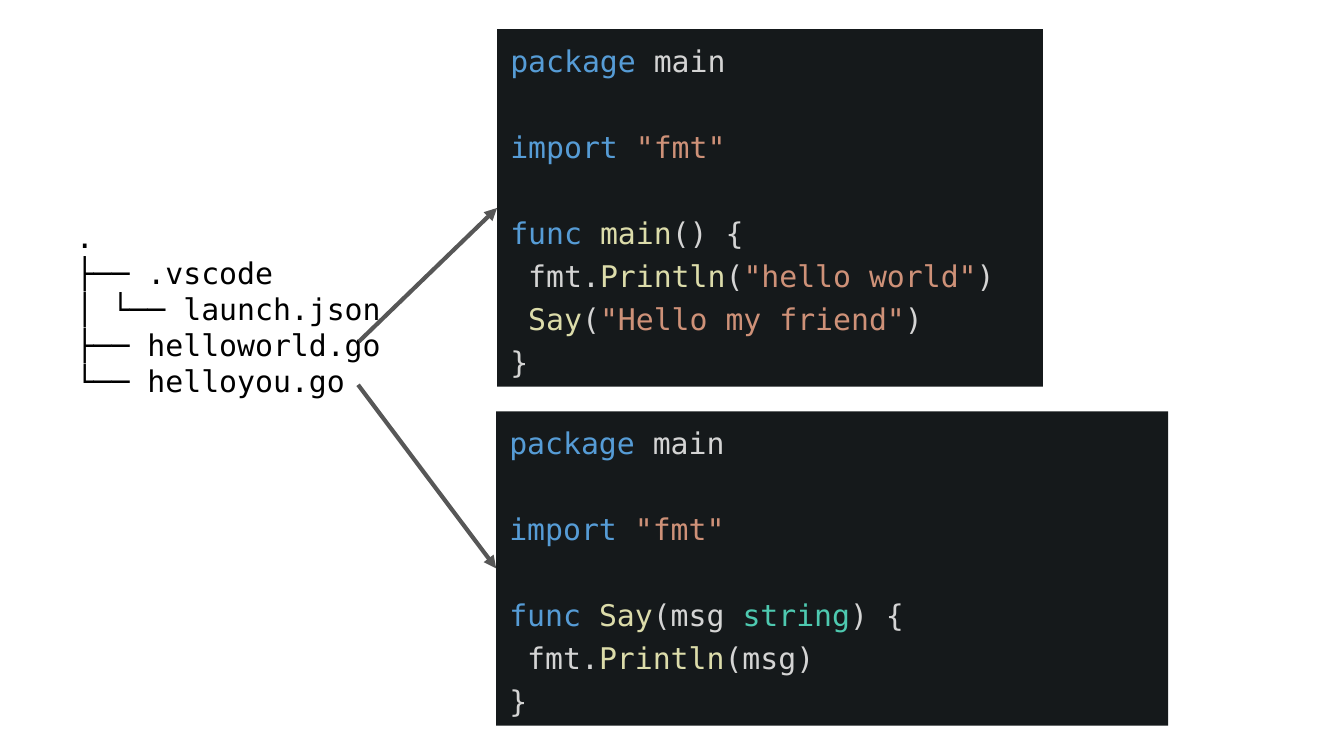
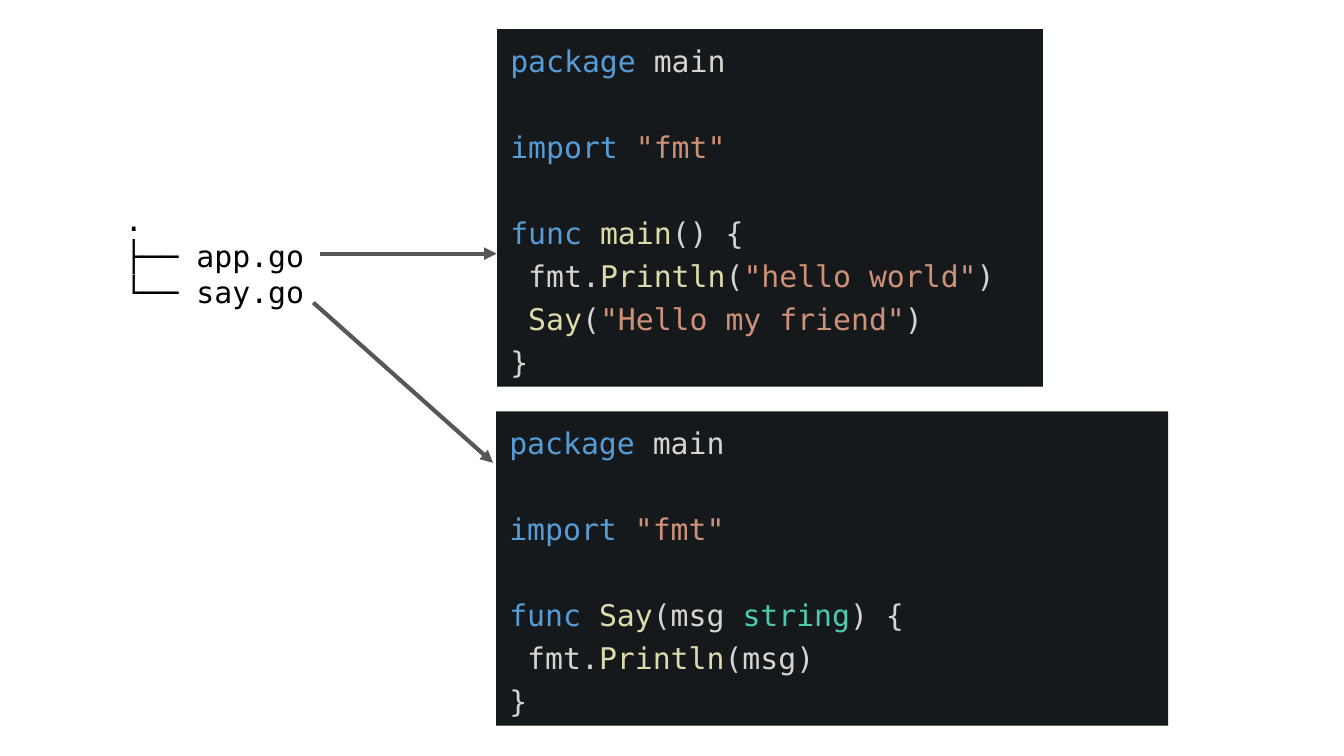
Before and after one commit to TechMaster/golang, a slide deck: slide 14 of slides/GolangBasic1.pptx (slide 13 before the commit). Drawn at 1344x756 pixels with LibreOffice and Linux fonts; fonts in the diff are those of the drawing. Boxes give left, top, right and bottom in pixels: in the first picture for what was removed or moved away, otherwise in the second. Text is boxed around its words. In the diff, an @@ line names an element or a change of style, - is before the commit and + after.

```diff
--- a/slides/GolangBasic1.pptx
+++ b/slides/GolangBasic1.pptx
@@ text at (196,250,304,310): text changed @@
-.
-├── .vscode
-│ └── launch.json
-├── helloworld.go
-└── helloyou.go
+.
+├── app.go
+└── say.go
@@ arrow moved from (359, 341) - (497, 208) to (320, 254) - (497, 254) @@
@@ arrow moved from (358, 384) - (496, 569) to (313, 302) - (493, 462) @@
```
Also in this commit, not shown: 7 other slides changed, 5 slides added, 2 slides removed, 44 other files.
